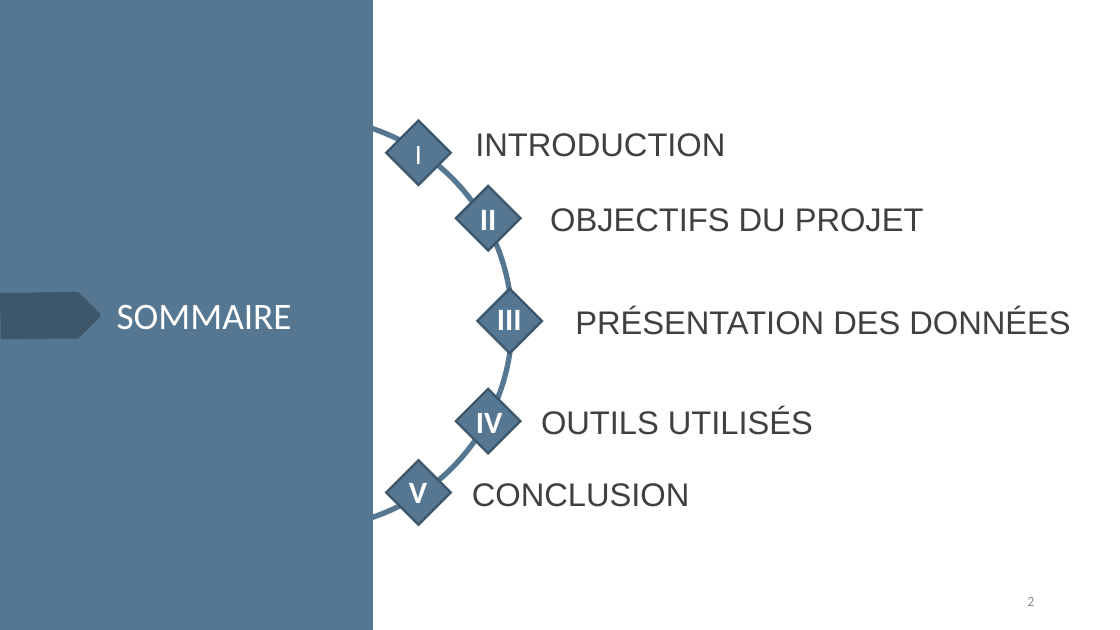
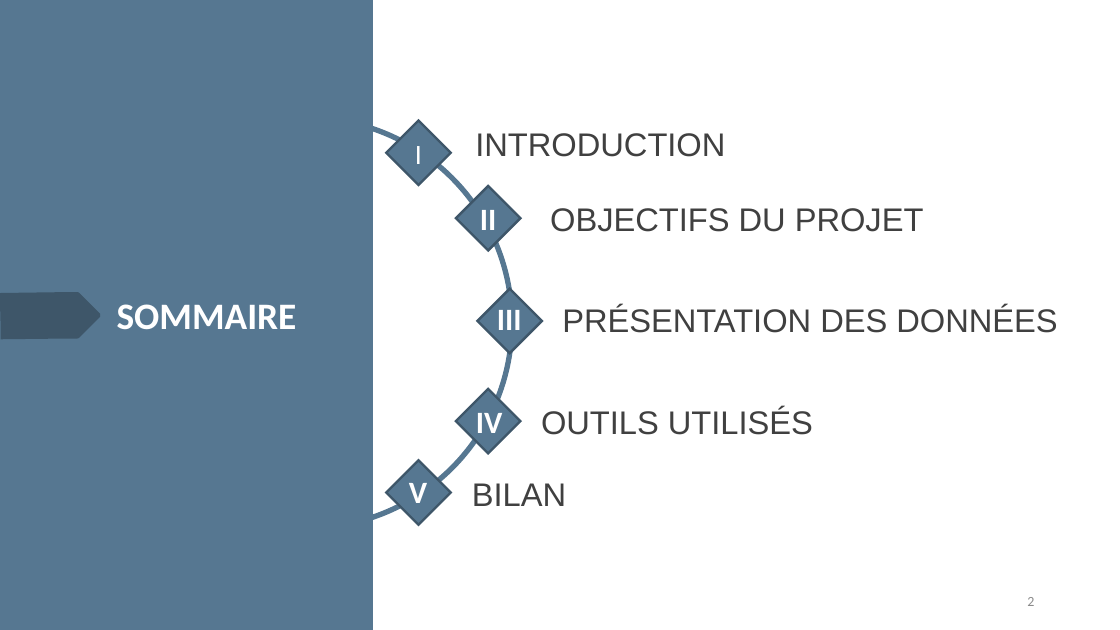
Before and after one commit to Brice-Kevin/ProjetHN, a slide deck: slide 2 of Presentation_dataset_original.pptx. Drawn at 1120x630 pixels with LibreOffice and Linux fonts; fonts in the diff are those of the drawing. Boxes give left, top, right and bottom in pixels: in the first picture for what was removed or moved away, otherwise in the second. Text is boxed around its words. In the diff, an @@ line names an element or a change of style, - is before the commit and + after.

```diff
--- a/Presentation_dataset_original.pptx
+++ b/Presentation_dataset_original.pptx
@@ text "SOMMAIRE" at box(117, 304, 297, 329): bold on @@
@@ text "PRÉSENTATION DES DONNÉES": place and size @@
-text "PRÉSENTATION DES DONNÉES" at box(575, 307, 1070, 335)
+text "PRÉSENTATION DES DONNÉES" at box(562, 306, 1057, 333)
@@ text at box(472, 483, 566, 506): text changed @@
-CONCLUSION
+BILAN
```
Also in this commit, not shown: 7 other slides changed, 7 slides added, 2 slides removed, 2 other files.
